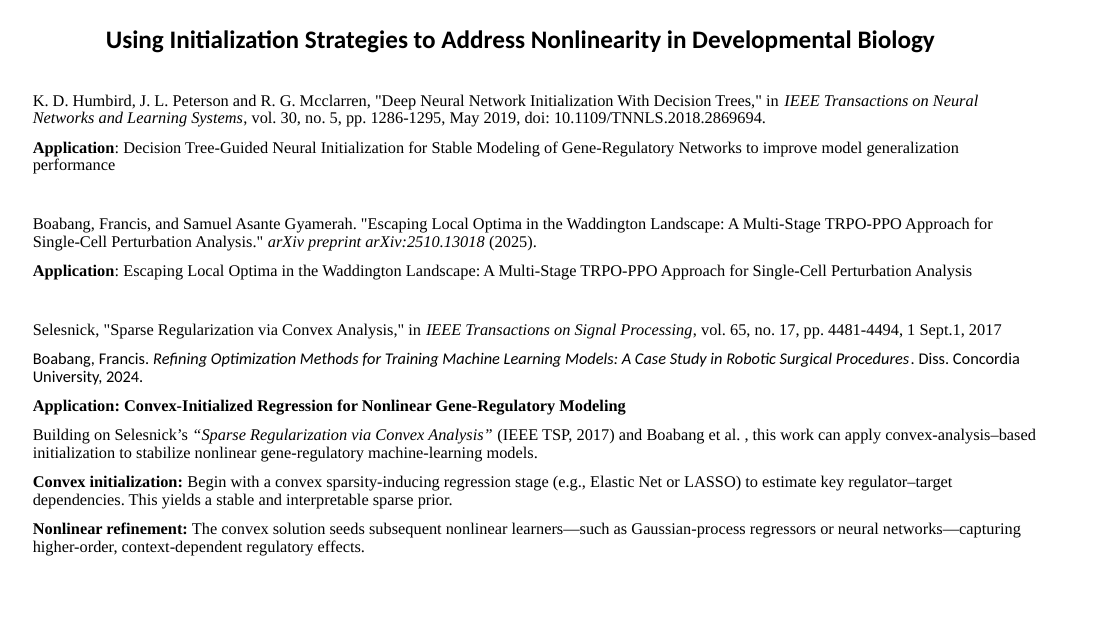
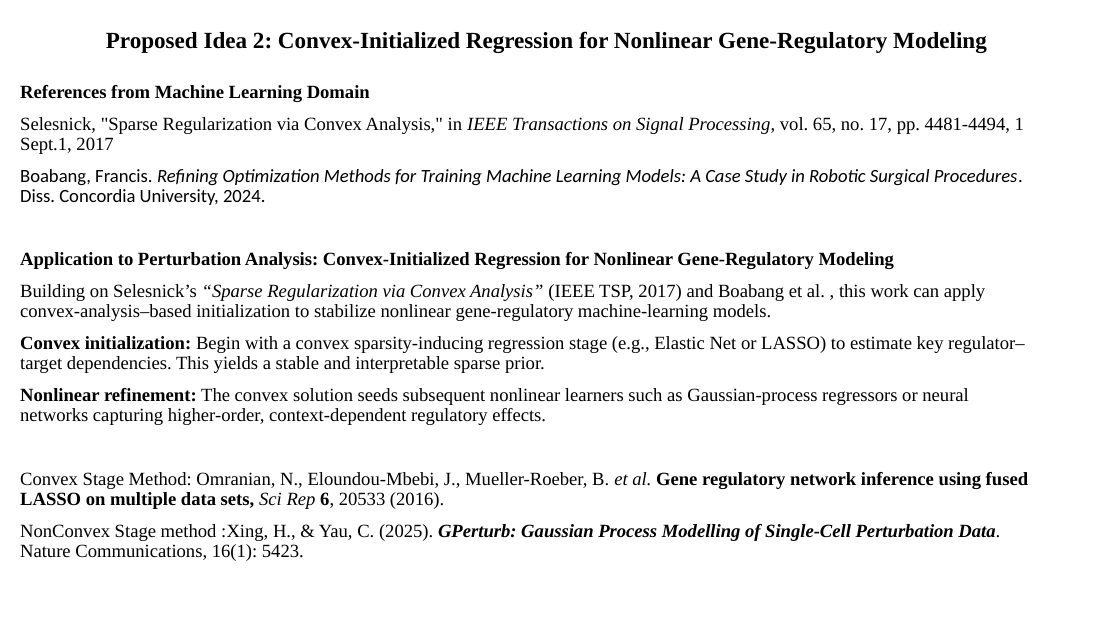
Before and after one commit to boabangf/GNN_RL_gene_trajectory_perturbation, a slide deck: slide 8 of ppt slides for omic codeathon.pptx (slide 6 before the commit). Drawn at 1120x630 pixels with LibreOffice and Linux fonts; fonts in the diff are those of the drawing. Boxes give left, top, right and bottom in pixels: in the first picture for what was removed or moved away, otherwise in the second. Text is boxed around its words. In the diff, an @@ line names an element or a change of style, - is before the commit and + after.

```diff
--- a/ppt slides for omic codeathon.pptx
+++ b/ppt slides for omic codeathon.pptx
@@ title at [106, 31, 987, 53]: text changed; size 21.6 to 19.8 pt; font Calibri to Times New Roman @@
-Using Initialization Strategies to Address Nonlinearity in Developmental Biology
+Proposed Idea 2: Convex-Initialized Regression for Nonlinear Gene-Regulatory Modeling
@@ text "References from Machine Learning Domain": place and size @@
-text "References from Machine Learning Domain" at [33, 94, 1036, 556]
+text "References from Machine Learning Domain" at [20, 85, 1028, 561]
@@ text at [20, 85, 370, 102]: text changed; size 14 to 16 pt; bold on @@
-K. D. Humbird, J. L. Peterson and R. G. Mcclarren, "Deep Neural Network Initialization With Decision Trees," in IEEE Transactions on Neural Networks and Learning Systems, vol. 30, no. 5, pp. 1286-1295, May 2019, doi: 10.1109/TNNLS.2018.2869694.
-Application: Decision Tree-Guided Neural Initialization for Stable Modeling of Gene-Regulatory Networks to improve model generalization performance
-Boabang, Francis, and Samuel Asante Gyamerah. "Escaping Local Optima in the Waddington Landscape: A Multi-Stage TRPO-PPO Approach for Single-Cell Perturbation Analysis." arXiv preprint arXiv:2510.13018 (2025).
-Application: Escaping Local Optima in the Waddington Landscape: A Multi-Stage TRPO-PPO Approach for Single-Cell Perturbation Analysis
+References from Machine Learning Domain
@@ text at [20, 117, 1024, 373]: size 14 to 16 pt in "Selesnick, "Sparse Regularization via Convex Analysis," in ...", "Boabang, Francis. Refining Optimization Methods for Training ...", "Building on Selesnick’s “Sparse Regularization via Convex ...", "Convex initialization: Begin with a convex sparsity-inducing ..." @@
@@ text at [20, 252, 894, 269]: text changed; size 14 to 16 pt @@
-Application: Convex-Initialized Regression for Nonlinear Gene-Regulatory Modeling
+Application to Perturbation Analysis: Convex-Initialized Regression for Nonlinear Gene-Regulatory Modeling
@@ text at [20, 388, 1028, 561]: text changed; size 14 to 16 pt @@
-Nonlinear refinement: The convex solution seeds subsequent nonlinear learners—such as Gaussian-process regressors or neural networks—capturing higher-order, context-dependent regulatory effects.
+Nonlinear refinement: The convex solution seeds subsequent nonlinear learners such as Gaussian-process regressors or neural networks capturing higher-order, context-dependent regulatory effects.
+Convex Stage Method: Omranian, N., Eloundou-Mbebi, J., Mueller-Roeber, B. et al. Gene regulatory network inference using fused LASSO on multiple data sets, Sci Rep 6, 20533 (2016).
+NonConvex Stage method :Xing, H., & Yau, C. (2025). GPerturb: Gaussian Process Modelling of Single-Cell Perturbation Data. Nature Communications, 16(1): 5423.
```
Also in this commit, not shown: 3 other slides changed, 3 slides added, 2 slides removed.
